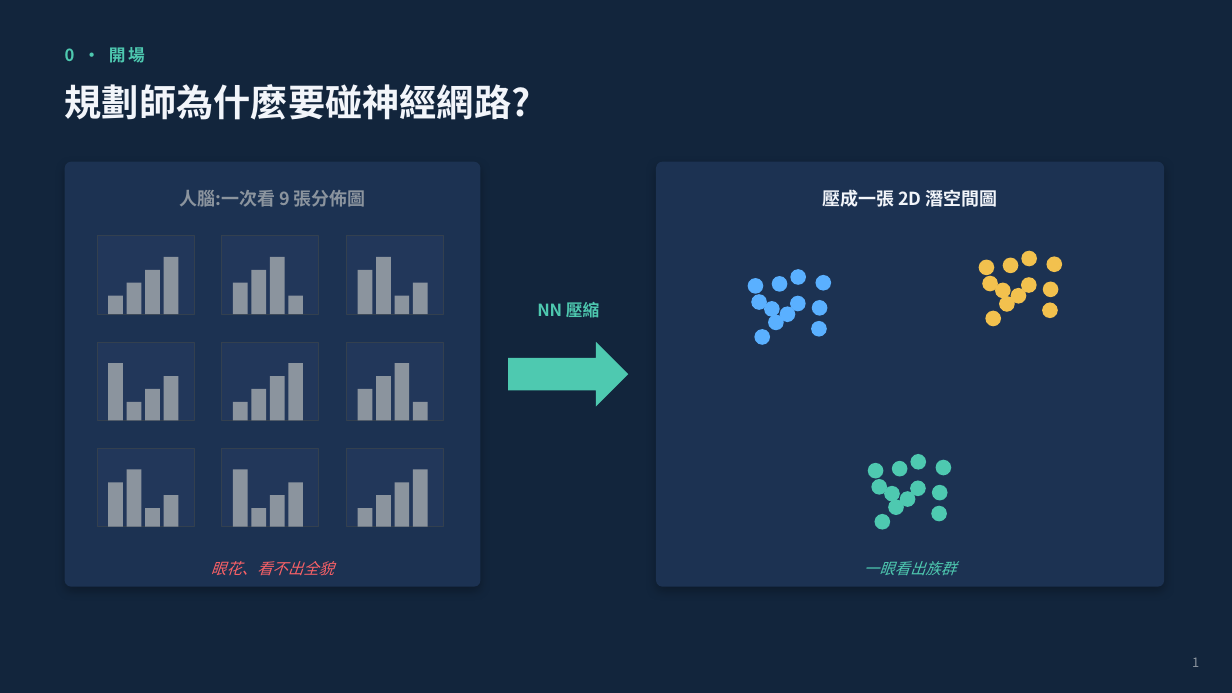
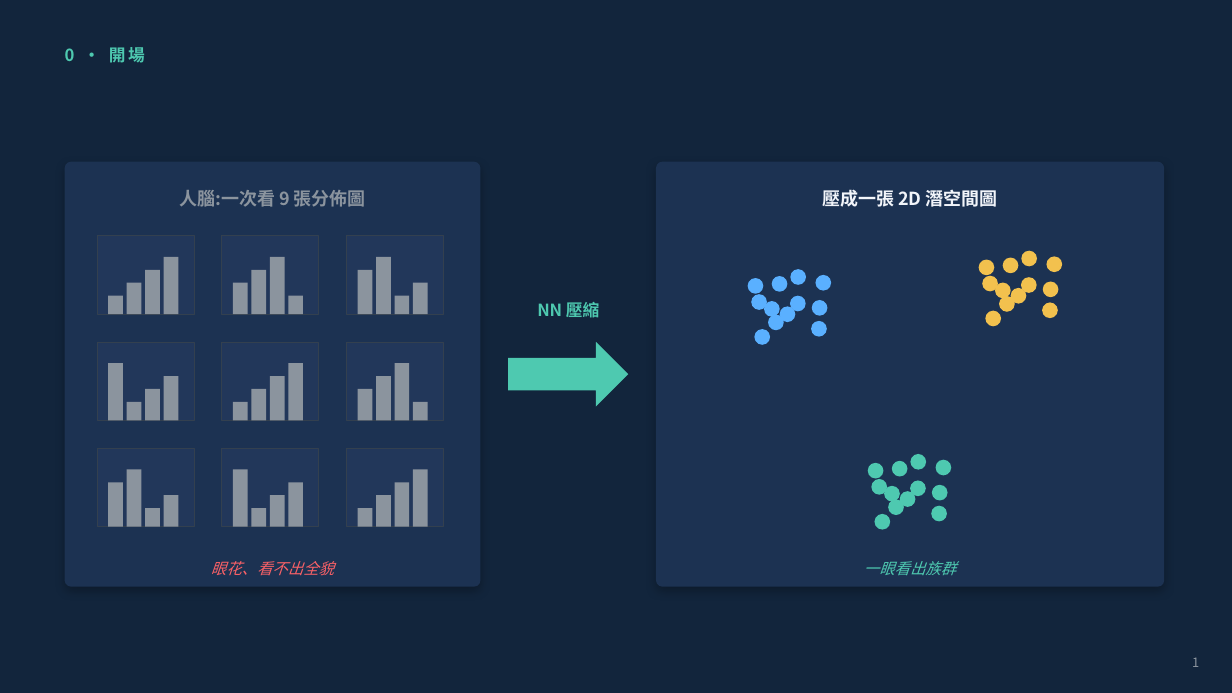
Before and after one commit to scott-lbx/ws-df26-w18, a slide deck: slide 2 of 07_Latent_Urban/潛空間教學簡報.pptx. Drawn at 1232x693 pixels with LibreOffice and Linux fonts; fonts in the diff are those of the drawing. Boxes give left, top, right and bottom in pixels: in the first picture for what was removed or moved away, otherwise in the second. Text is boxed around its words. In the diff, an @@ line names an element or a change of style, - is before the commit and + after.

Commit message:
pptx new

```diff
--- a/07_Latent_Urban/潛空間教學簡報.pptx
+++ b/07_Latent_Urban/潛空間教學簡報.pptx
@@ text removed at (65,84,531,120) @@
-規劃師為什麼要碰神經網路?
```
Also in this commit, not shown: 2 other slides changed, 5 slides removed, 1 other file.
